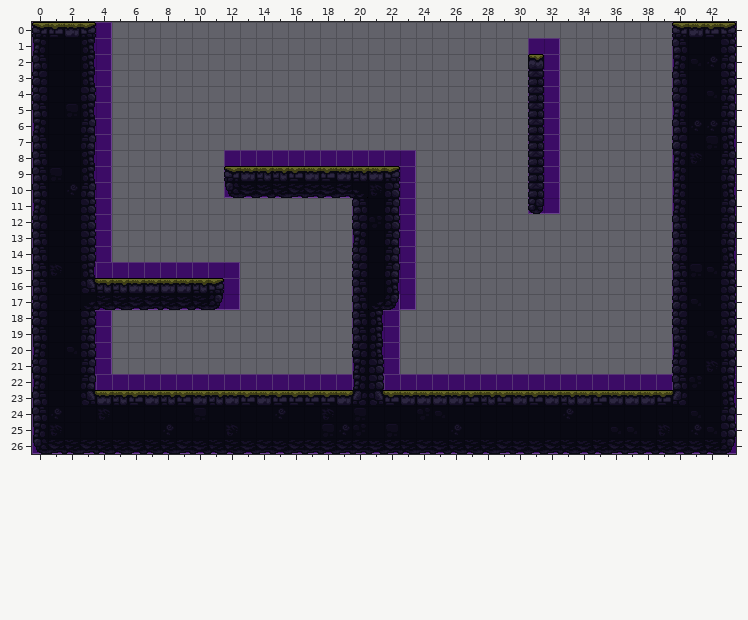
Tiled map: Assets/_Game/Tiled/Maps/b1/Level_5.tmx. Above: the version before the commit.
Cells are 16x16 px. Shown: x 0..43, y 0..26.
The same view after the edit:
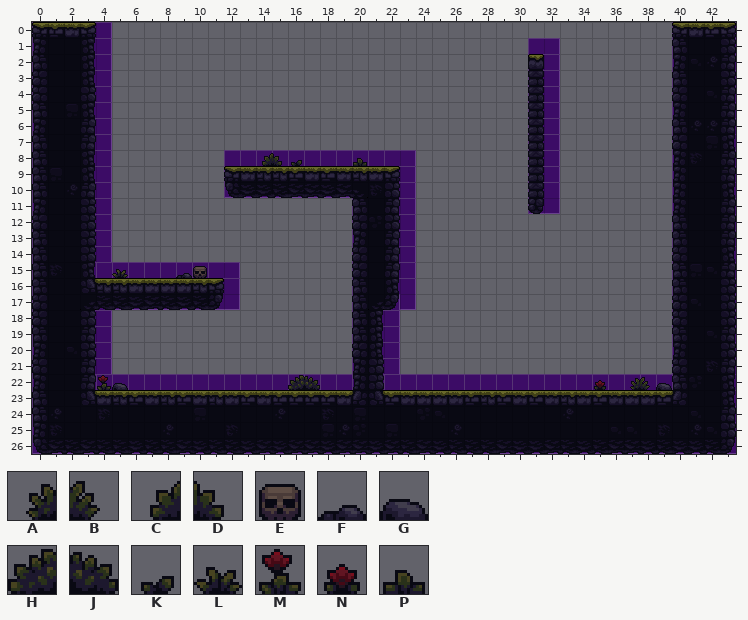
Key: from "b1": A 45, B 46, C 47, D 48, E 49, F 50, G 51, H 55, J 56, K 57, L 58, M 59, N 60, P 61.
_ is an empty cell.
Change:
Layer "decorations":
Tile A now appears in row 22 at x 37.
Tile B now appears in row 22 at x 38.
Tile C now appears in row 8 at x 14.
Tile D now appears in row 8 at x 15.
Tile E now appears in row 15 at x 10.
Tile F now appears in row 15 at x 9.
Tile G now appears in row 22 at x 5 and 39.
Tile H now appears in row 22 at x 16.
Tile J now appears in row 22 at x 17.
Tile K now appears in row 8 at x 16.
Tile L now appears in row 15 at x 5.
Tile M now appears in row 22 at x 4.
Tile N now appears in row 22 at x 35.
Tile P now appears in row 8 at x 20.
Boxes around the changes in both pictures, in picture pixels (x1, y1, x2, y2):
added: (262, 153, 302, 166)
added: (353, 158, 367, 166)
added: (112, 269, 128, 278)
added: (176, 266, 207, 278)
added: (97, 375, 128, 390)
added: (288, 375, 320, 390)
added: (594, 380, 606, 390)
added: (630, 377, 672, 390)
